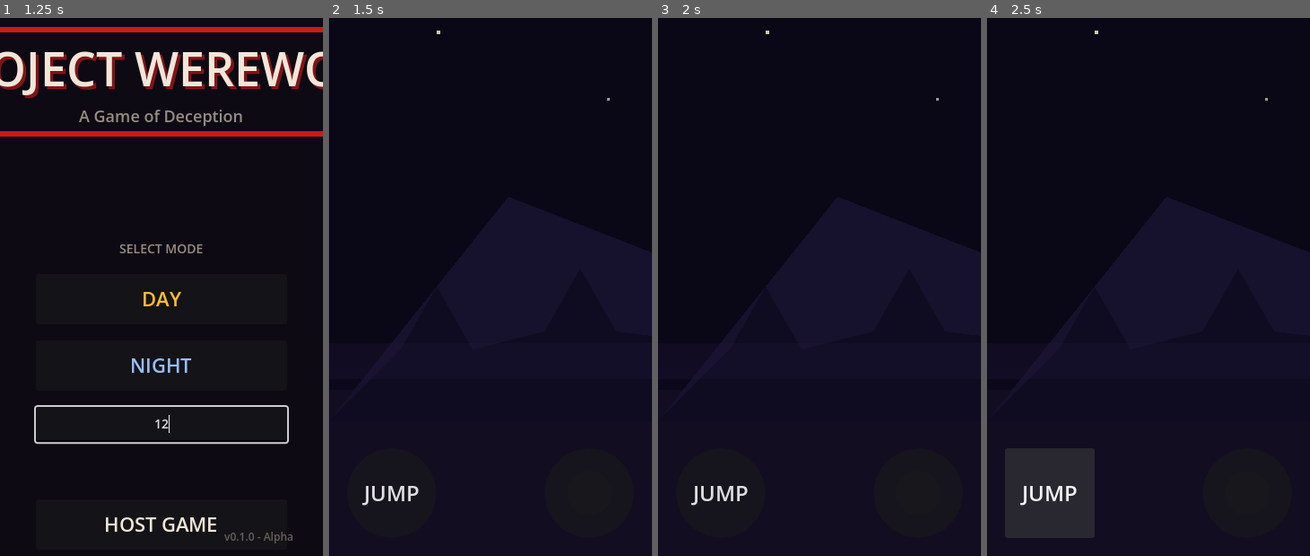
Above: before the commit, frames 1-4 (left to right).
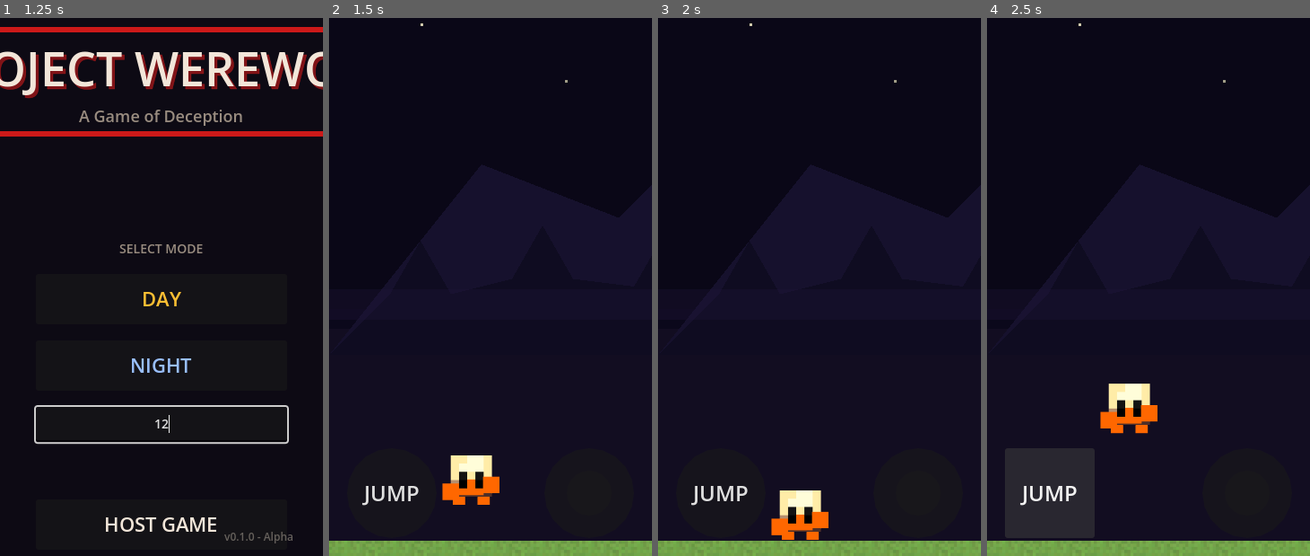
Above: after the commit, the same moments.

Repository: Sachindu-Nethmin/project-werewolf
Game: Godot game, scene res://scenes/main_menu.tscn
Same seed, same stepped clock (60 frames per second), same inputs: the game is played once before the commit and once after it.
Inputs (mouse positions are in pixels of both pictures, inside the frame that each line leads up to):
- Up to frame 1 (1.25 s): click (161, 426) at 0.52 s; type "12" at 0.6 s
- Up to frame 2 (1.5 s): click "NIGHT" at 1.25 s
- Up to frame 3 (2 s): no input
- Up to frame 4 (2.5 s): click "JUMP" at 2 s

Frame 1 is identical in both runs. In frame 2, 4.2% of the frame differs, in the area x 0-100%, y 1-100%; in frame 3, 4.2%; in frame 4, 4.3%.
Error before the commit: Parse Error: Invalid operands "Array" and "PackedInt32Array" for "+" operator. (res://scripts/level_1.gd:96)

Commit message:
Fix array concatenation error in player spawning
PackedInt32Array from multiplayer.get_peers() cannot be
directly concatenated with Array using + operator in Godot 4.

Separate spawning of server (id 1) from iterating peers
to avoid type mismatch error.

Diff:
--- a/scripts/level_1.gd
+++ b/scripts/level_1.gd
@@ -93,8 +93,8 @@
 
 func _spawn_all_peers() -> void:
 	# Client spawns players for all connected peers
-	var all_peers = [1] + multiplayer.get_peers()
-	for id in all_peers:
+	_add_player(1)  # Server
+	for id in multiplayer.get_peers():
 		if not has_node(str(id)):
 			_add_player(id)
 
